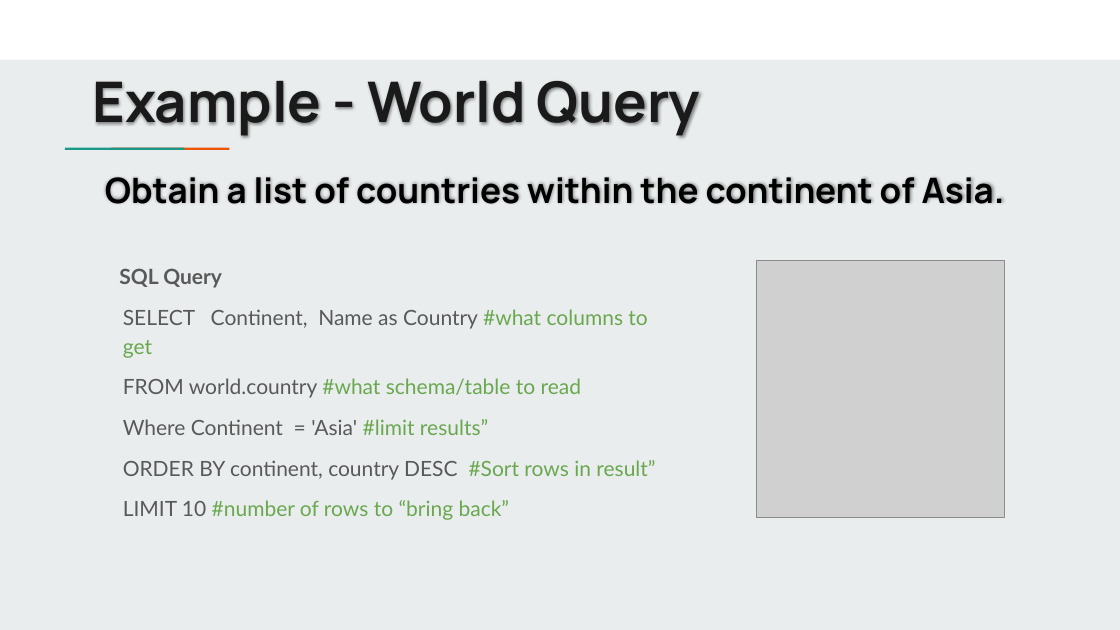
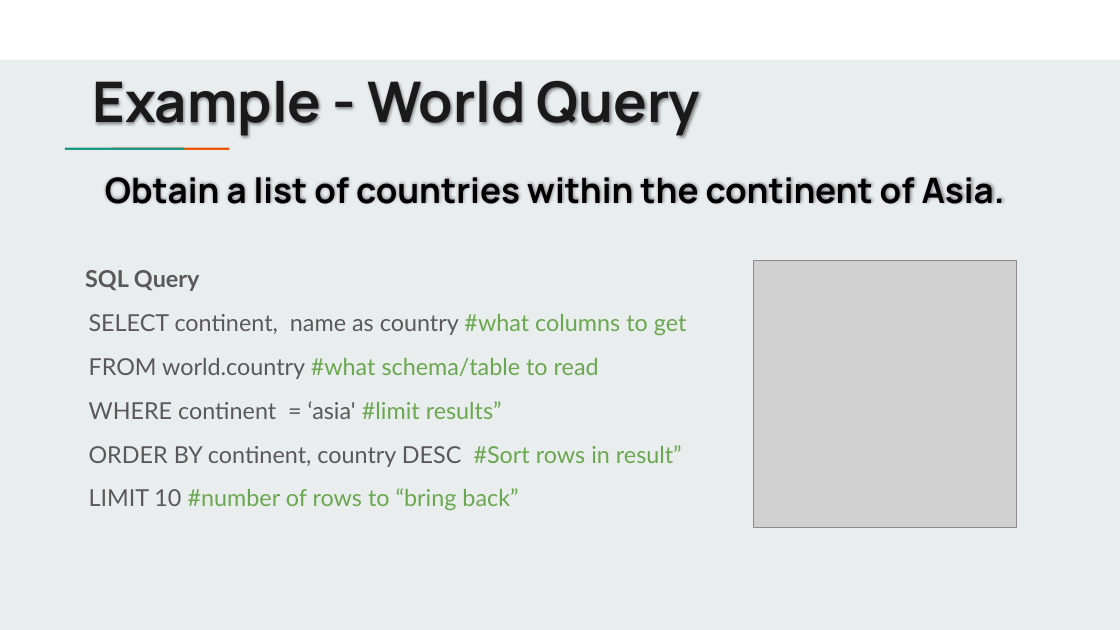
Before and after one commit to jbergmann56/OSDA-DataManipulationAndManagement, a slide deck: slide 4 of Lectures/(2) Writing Queries.pptx. Drawn at 1120x630 pixels with LibreOffice and Linux fonts; fonts in the diff are those of the drawing; grey boxes stand for pictures. Boxes give left, top, right and bottom in pixels: in the first picture for what was removed or moved away, otherwise in the second. Text is boxed around its words. In the diff, an @@ line names an element or a change of style, - is before the commit and + after.

```diff
--- a/Lectures/(2) Writing Queries.pptx
+++ b/Lectures/(2) Writing Queries.pptx
@@ text "SQL Query": place and size @@
-text "SQL Query" at [119,268,655,520]
+text "SQL Query" at [85,270,687,510]
@@ picture: place and size @@
-picture at [756,261,1004,518]
+picture at [754,261,1017,528]
@@ text at [85,270,682,510]: size 18 to 20 pt in "SQL Query", "FROM world.country #what schema/table to read", "ORDER BY continent, country DESC #Sort rows ...", "LIMIT 10 #number of rows to “bring ..." @@
@@ text at [89,314,687,335]: text changed; size 18 to 20 pt @@
-SELECT Continent, Name as Country #what columns to get
+SELECT continent, name as country #what columns to get
@@ text at [89,401,502,419]: text changed; size 18 to 20 pt @@
-Where Continent = 'Asia' #limit results”
+WHERE continent = ‘asia' #limit results”
```
Also in this commit, not shown: 6 other slides changed, 1 slide added, 3 slides removed, 2 other files.
